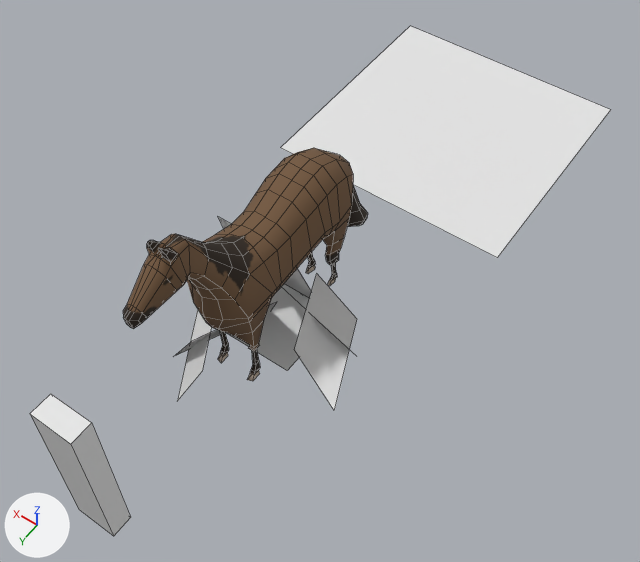
The Blender file _files/models.blend, before and after one commit.
One viewpoint serves both versions: a camera (50 mm lens) standing at (-4.02, 4.78, 8.77) and looking at (-0.23, -0.53, 0.42). Every picture has the same lights, and +X, +Y and +Z are marked at lower left. Mesh edges are drawn as thin lines.

Objects in the first picture: '1m_Quad', 'Cube', 'Horse', 'mdl_grass', 'mdl_selection'.
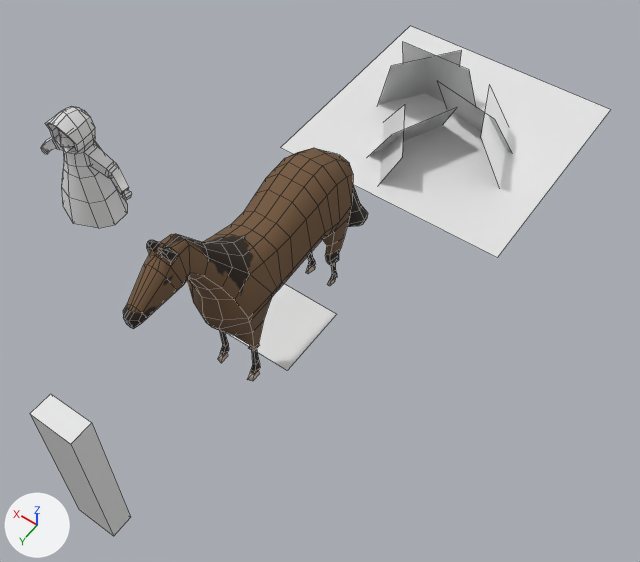
Commit message: LD + humans

Patch to the scene script:
```diff
--- a/_files/models.blend.py
+++ b/_files/models.blend.py
@@ me_cube_002 @@
+me_cube_002.from_pydata(...)  # 117 vertices, 99 faces; spans x 0.0..0.76, y -0.38..0.42, z 0.0..1.84
+me_cube_002.polygons.foreach_set('use_smooth', [True] * 99)
@@ ob_mdl_grass @@
 ob_mdl_grass = bpy.data.objects.new('mdl_grass', me_plane_002)
-ob_mdl_grass.location = (0.0, 0.0, 0.0)
+ob_mdl_grass.location = (0.0, -4.0, 0.0)
@@ ob_mdl_human @@
+ob_mdl_human = bpy.data.objects.new('mdl_human', me_cube_002)
+ob_mdl_human.location = (3.0, 0.0, 0.0)
+_m = ob_mdl_human.modifiers.new('Mirror', 'MIRROR')
+_m.use_bisect_axis = (True, False, False)
```

Boxes (x1, y1, x2, y2) around the edits, measured in the pictures (640 x 562 px):
'mdl_grass', moved
    before: (175, 217, 357, 410)
    after: (369, 42, 512, 188)
'mdl_human', added
    after: (41, 107, 132, 228)
